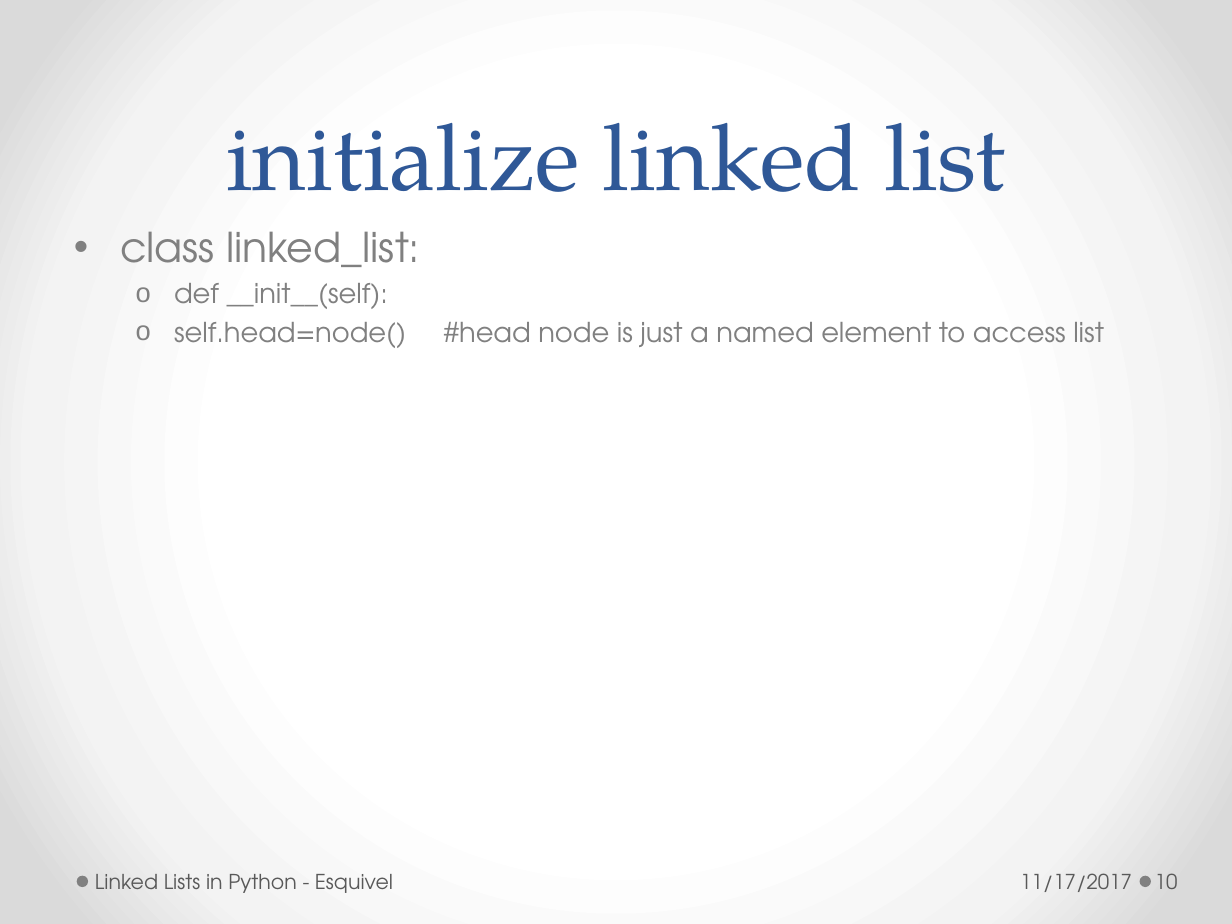
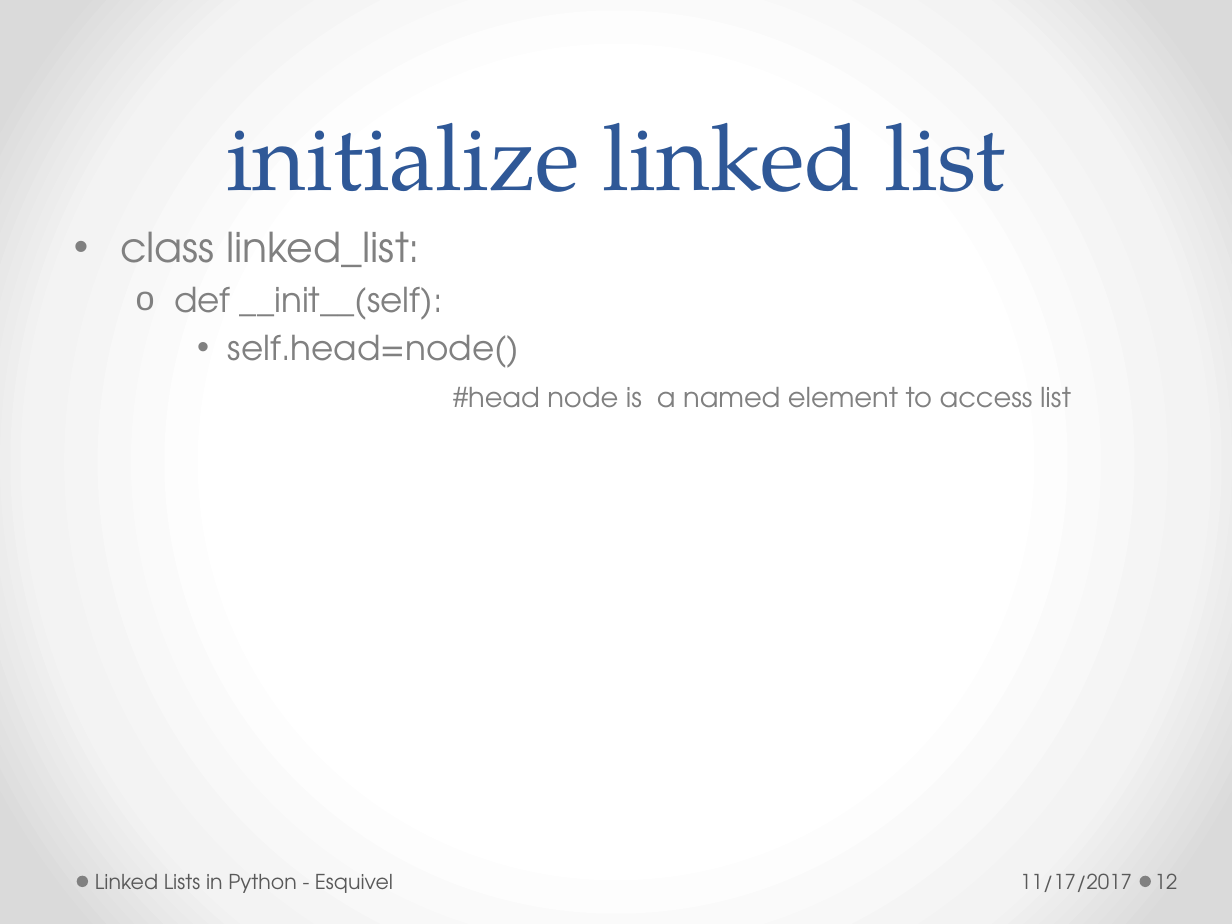
Before and after one commit to redsunsetrose/linked-Lists, a slide deck: slide 12 of LinkedLists.pptx (slide 10 before the commit). Drawn at 1232x924 pixels with LibreOffice and Linux fonts; fonts in the diff are those of the drawing. Boxes give left, top, right and bottom in pixels: in the first picture for what was removed or moved away, otherwise in the second. Text is boxed around its words. In the diff, an @@ line names an element or a change of style, - is before the commit and + after.

```diff
--- a/LinkedLists.pptx
+++ b/LinkedLists.pptx
@@ text at [174,286,443,320]: size 16 to 20 pt in "def __init__(self):" @@
@@ text at [228,335,1071,408]: text changed @@
-  o self.head=node() #head node is just a named element to access list
+    • self.head=node()
+            #head node is a named element to access list
@@ page number at [1155,873,1178,889]: text changed @@
-10
+12
```
Also in this commit, not shown: 15 other slides changed, 5 slides removed.
